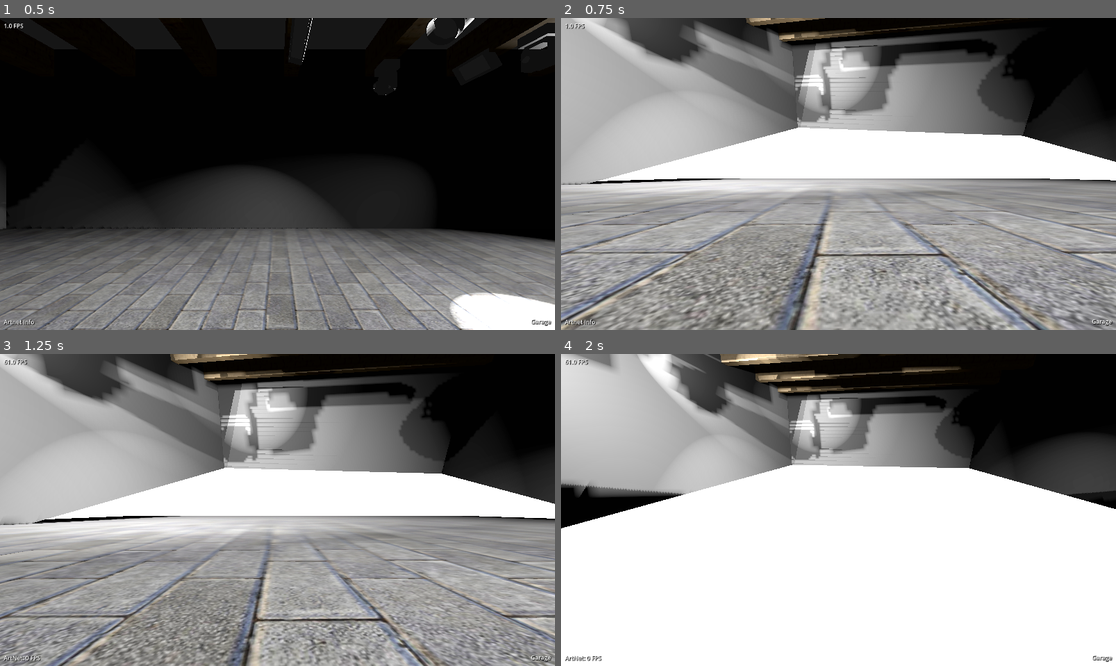
Above: before the commit, frames 1-4 (two rows, left to right).
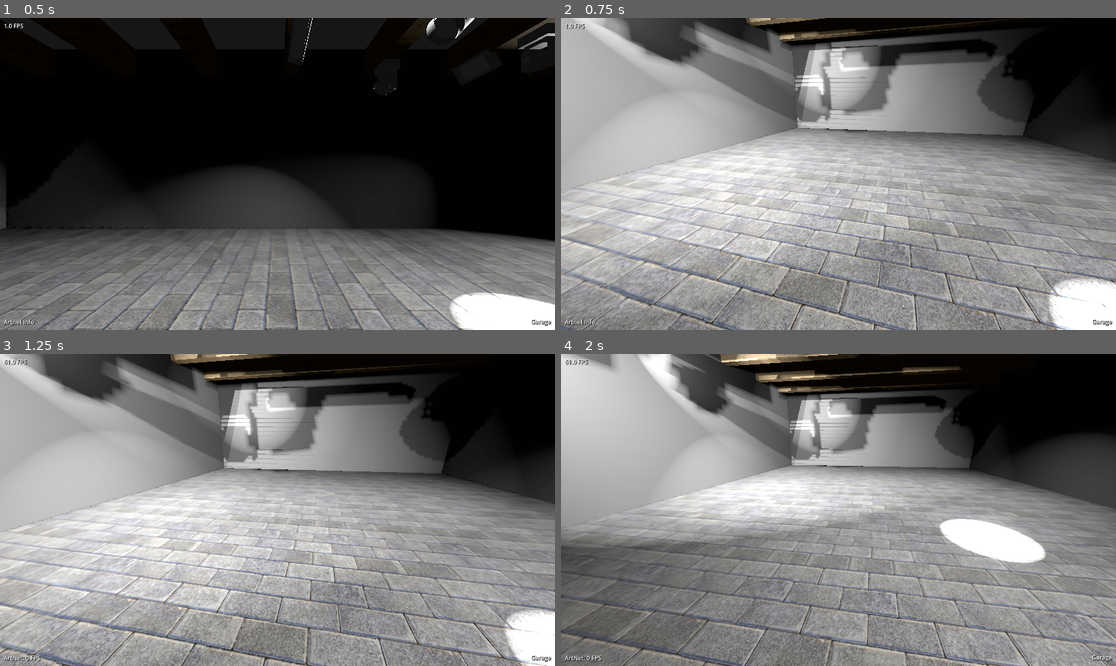
Above: after the commit, the same moments.

Repository: Loewe111/loe-vis-dmx
Game: Godot game, scene res://locations/garage.tscn
The game is run twice, just before and just after one commit, with the same random seed, the same clock (stepped at 60 frames per second) and the same inputs.
Inputs:
- Up to frame 1 (0.5 s): no input
- Up to frame 2 (0.75 s): tap Enter at 0.5 s; hold D (move_right) from 0.53 s (still down); tap Z (move_camera) at 0.6 s
- Up to frame 3 (1.25 s): keep holding D (move_right)
- Up to frame 4 (2 s): release D (move_right) at 1.28 s; hold S (move_backward) from 1.28 s (still down); tap Z (move_camera) at 1.35 s

Frame 1 is identical in both runs. In frame 2, 38% of the frame differs, in the area x 0-100%, y 35-100%; in frame 3, 38%; in frame 4, 57%.

Commit message:
fix accidental billboard setting in floor material

Diff:
--- a/assets/materials/stone/floor.tres
+++ b/assets/materials/stone/floor.tres
@@ -10,4 +10,3 @@
 normal_texture = ExtResource("2_5340y")
 rim_texture = ExtResource("2_5340y")
 uv1_scale = Vector3(4, 4, 4)
-billboard_mode = 1
